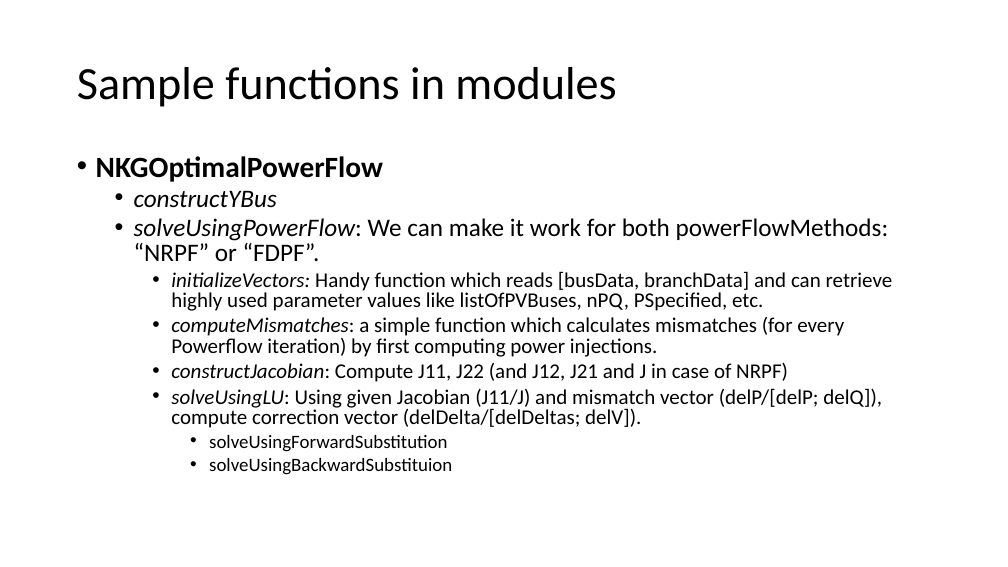
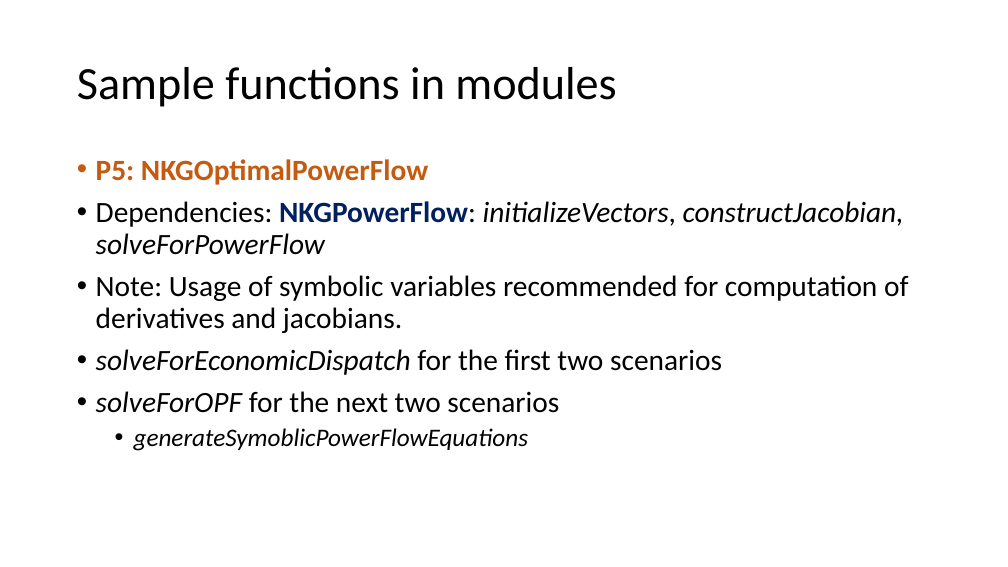
Before and after one commit to Realife-Brahmin/OriginalDocsHub, a slide deck: slide 12 of ee521/plan_for_ee521_in_julia/ee521_julia_plan.pptx (slide 5 before the commit). Drawn at 1008x567 pixels with LibreOffice and Linux fonts; fonts in the diff are those of the drawing. Boxes give left, top, right and bottom in pixels: in the first picture for what was removed or moved away, otherwise in the second. Text is boxed around its words. In the diff, an @@ line names an element or a change of style, - is before the commit and + after.

Commit message:
first draft finished.

```diff
--- a/ee521/plan_for_ee521_in_julia/ee521_julia_plan.pptx
+++ b/ee521/plan_for_ee521_in_julia/ee521_julia_plan.pptx
@@ text at <box>96,159,908,451</box>: text changed; size 20 to 28 pt @@
-• NKGOptimalPowerFlow
-  • constructYBus
-  • solveUsingPowerFlow: We can make it work for both powerFlowMethods: “NRPF” or “FDPF”.
-    • initializeVectors: Handy function which reads [busData, branchData] and can retrieve highly used parameter values like listOfPVBuses, nPQ, PSpecified, etc.
-    • computeMismatches: a simple function which calculates mismatches (for every Powerflow iteration) by first computing power injections.
-    • constructJacobian: Compute J11, J22 (and J12, J21 and J in case of NRPF)
-    • solveUsingLU: Using given Jacobian (J11/J) and mismatch vector (delP/[delP; delQ]), compute correction vector (delDelta/[delDeltas; delV]).
-      • solveUsingForwardSubstitution
-      • solveUsingBackwardSubstituion
+• P5: NKGOptimalPowerFlow
+• Dependencies: NKGPowerFlow: initializeVectors, constructJacobian, solveForPowerFlow
+• Note: Usage of symbolic variables recommended for computation of derivatives and jacobians.
+• solveForEconomicDispatch for the first two scenarios
+• solveForOPF for the next two scenarios
+  • generateSymoblicPowerFlowEquations
```
Also in this commit, not shown: 5 other slides changed, 9 slides added, 2 slides removed.
